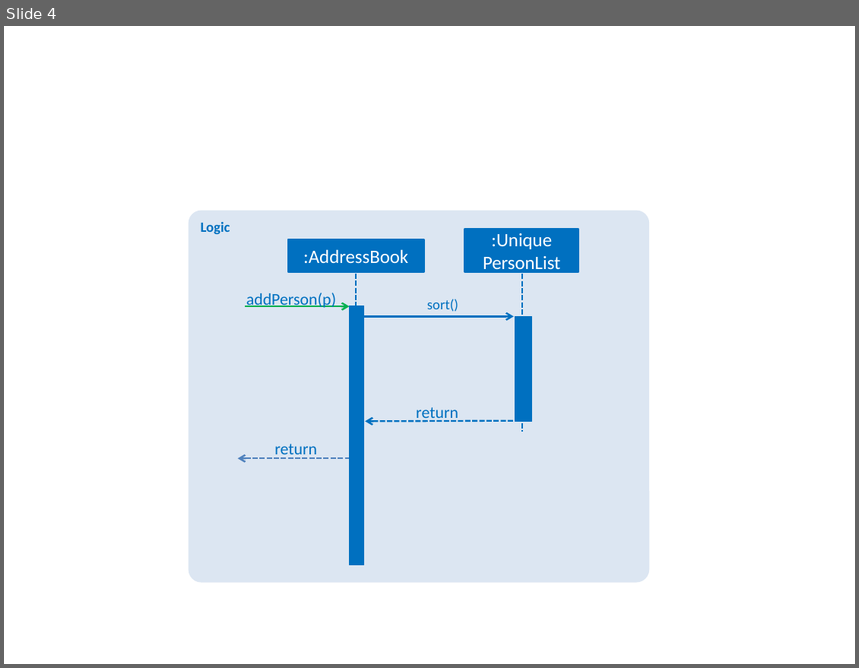
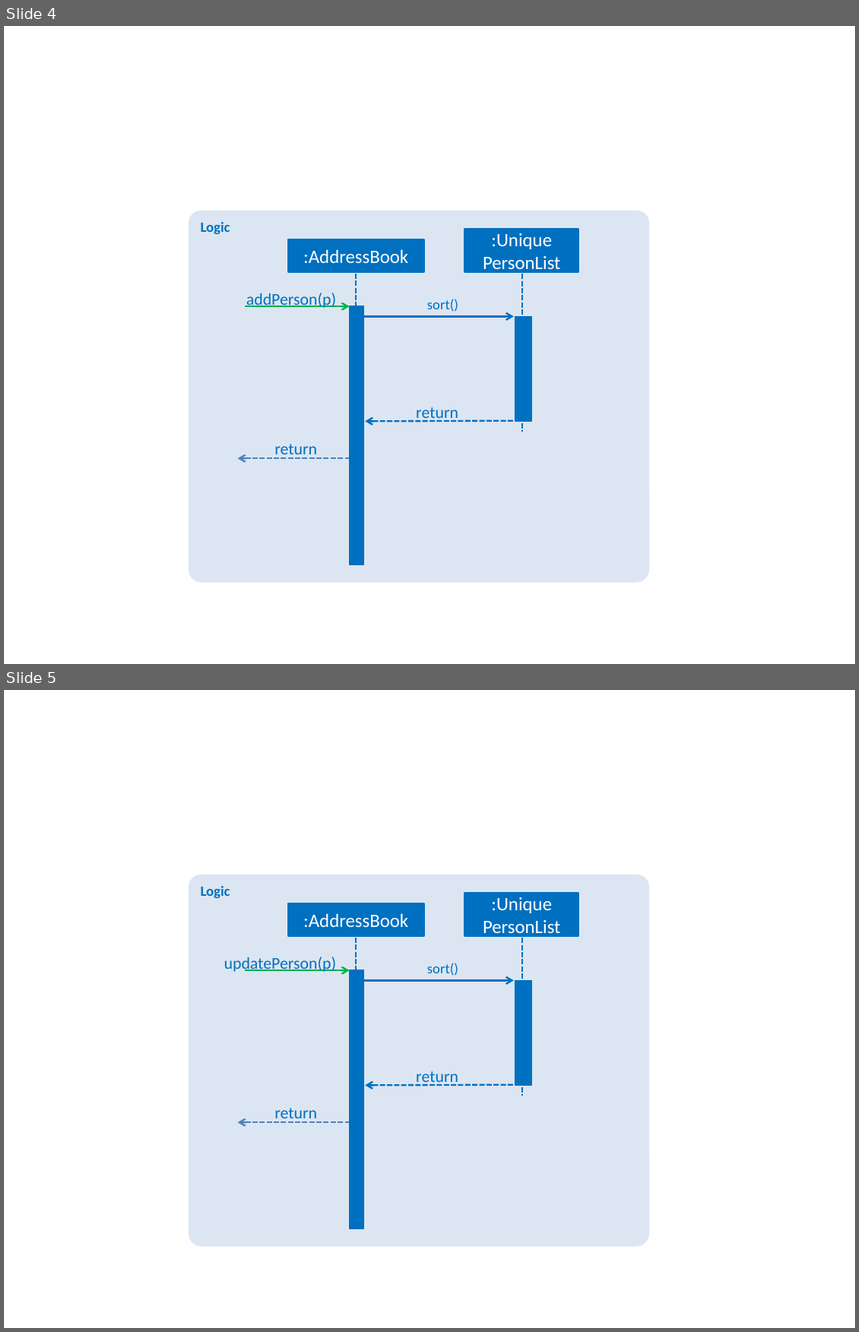
Before and after one commit to pwenzhe/addressbook-level4, a slide deck: docs/diagrams/LogicComponentSequenceDiagram.pptx. Shown one above the other, each under a label of ours: slide 4 before the commit, slides 4 and 5 after it. The pictures are 859x668 and 859x1332 pixels, drawn with LibreOffice and Linux fonts; fonts in the diff are those of the drawing. Boxes give left, top, right and bottom in pixels: in the first picture for what was removed or moved away, otherwise in the second. Text is boxed around its words. In the diff, an @@ line names an element or a change of style, - is before the commit and + after.

```diff
--- a/docs/diagrams/LogicComponentSequenceDiagram.pptx
+++ b/docs/diagrams/LogicComponentSequenceDiagram.pptx
@@ slide 5 added at box(4, 690, 855, 1328), background #FFFFFF @@
@@ rounded rectangle added at box(189, 875, 650, 1246), fill #DCE6F2, 12 pt, text #0070C0, bold @@
+Logic
@@ rectangle added at box(465, 893, 579, 936), fill #0070C0, outline #0070C0 1.5 pt, 16 pt, text #FFFFFF @@
+:Unique
+PersonList
@@ rectangle added at box(288, 904, 424, 936), fill #0070C0, outline #0070C0 1.5 pt, 16 pt, text #FFFFFF @@
+:AddressBook
@@ line added from (357, 938) to (357, 1179), #0070C0 1.5 pt dashed @@
@@ line added from (522, 938) to (522, 1096), #0070C0 1.5 pt dashed @@
@@ text added at box(224, 957, 337, 972), 14 pt, text #0070C0 @@
+updatePerson(p)
@@ text added at box(427, 963, 458, 976), 12 pt, text #0070C0 @@
+sort()
@@ arrow added from (245, 971) to (350, 971), #00B050 1.5 pt @@
@@ rectangle added at box(350, 970, 364, 1229), fill #0070C0, outline #0070C0 0.75 pt @@
@@ arrow added from (363, 980) to (514, 980), #0070C0 1.5 pt @@
@@ rectangle added at box(515, 980, 531, 1086), fill #0070C0, outline #0070C0 0.75 pt @@
@@ text added at box(416, 1072, 458, 1087), 14 pt, text #0070C0 @@
+return
@@ arrow added from (514, 1085) to (365, 1086), #0070C0 1.5 pt dashed @@
@@ arrow added from (349, 1122) to (238, 1122), #4F81BD 1.5 pt dashed @@
@@ text added at box(275, 1108, 317, 1123), 14 pt, text #0070C0 @@
+return
```
Also in this commit, not shown: 1 other slide added, 4 other files.
